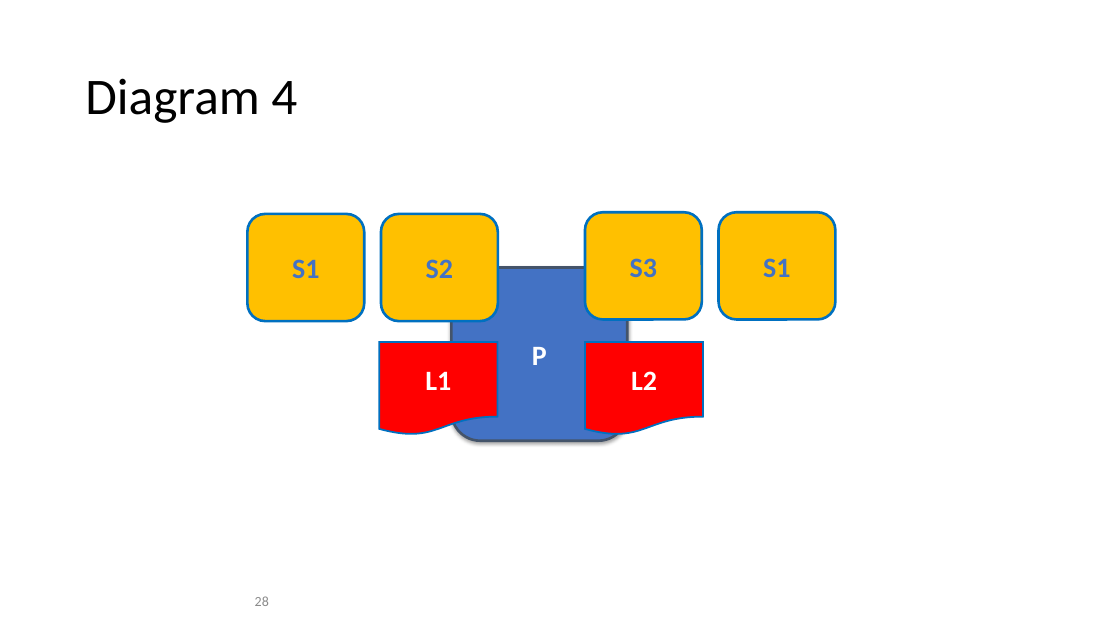
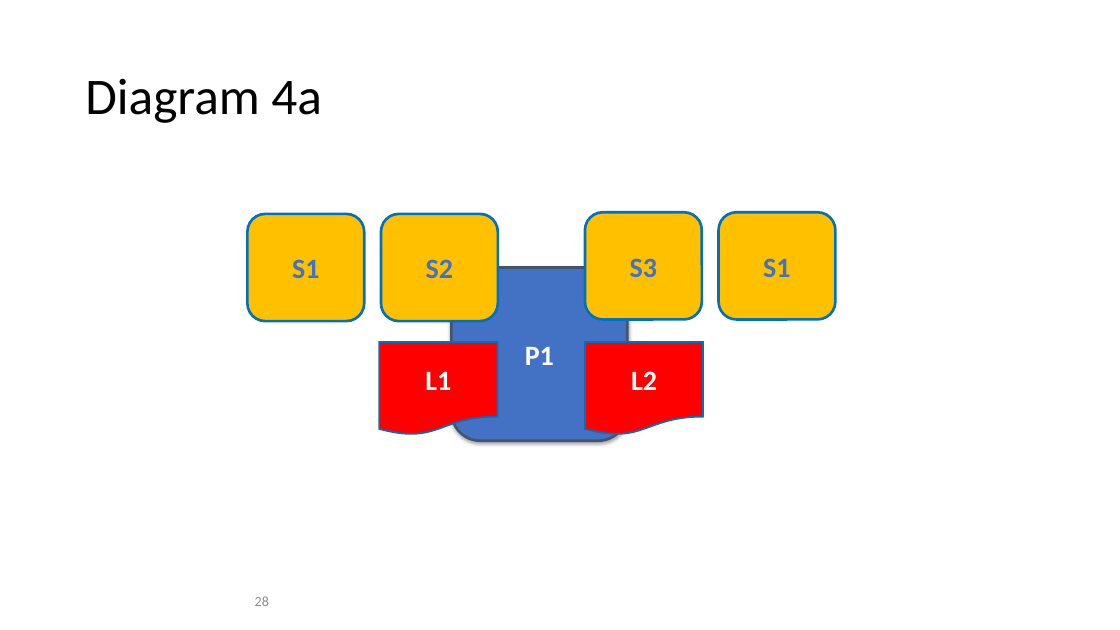
Before and after one commit to FabricTOC/FabricTOC, a slide deck: slide 28 of docs/OtherSourceMaterial/Diagrams.pptx. Drawn at 1120x630 pixels with LibreOffice and Linux fonts; fonts in the diff are those of the drawing. Boxes give left, top, right and bottom in pixels: in the first picture for what was removed or moved away, otherwise in the second. Text is boxed around its words. In the diff, an @@ line names an element or a change of style, - is before the commit and + after.

```diff
--- a/docs/OtherSourceMaterial/Diagrams.pptx
+++ b/docs/OtherSourceMaterial/Diagrams.pptx
@@ title at box(85, 78, 322, 123): text changed @@
-Diagram 4
+Diagram 4a
@@ text in rounded rectangle at box(525, 347, 554, 365): text changed @@
-P
+P1
```
Also in this commit, not shown: 3 other slides changed, 2 slides added, 6 other files.
